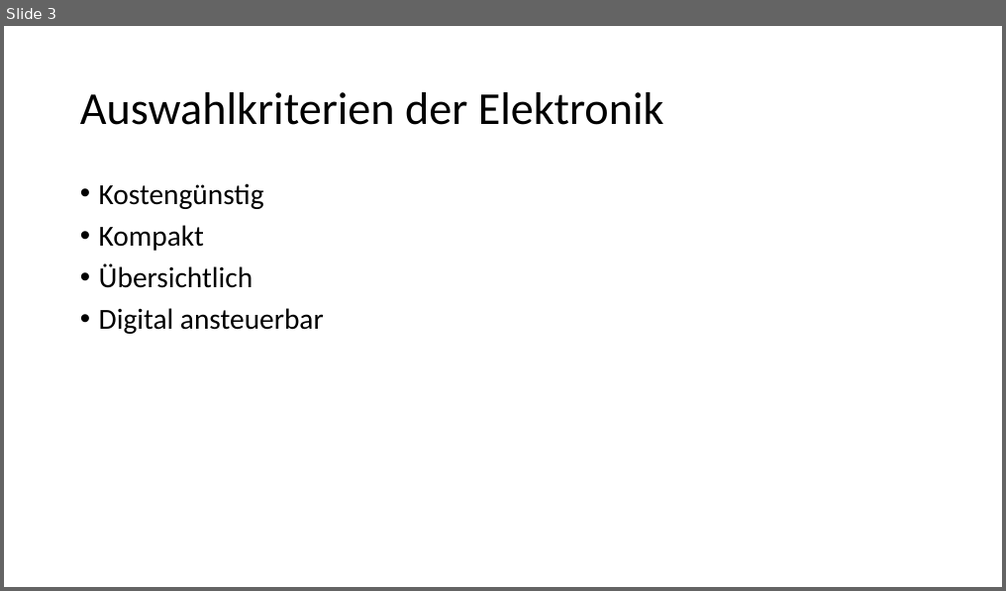
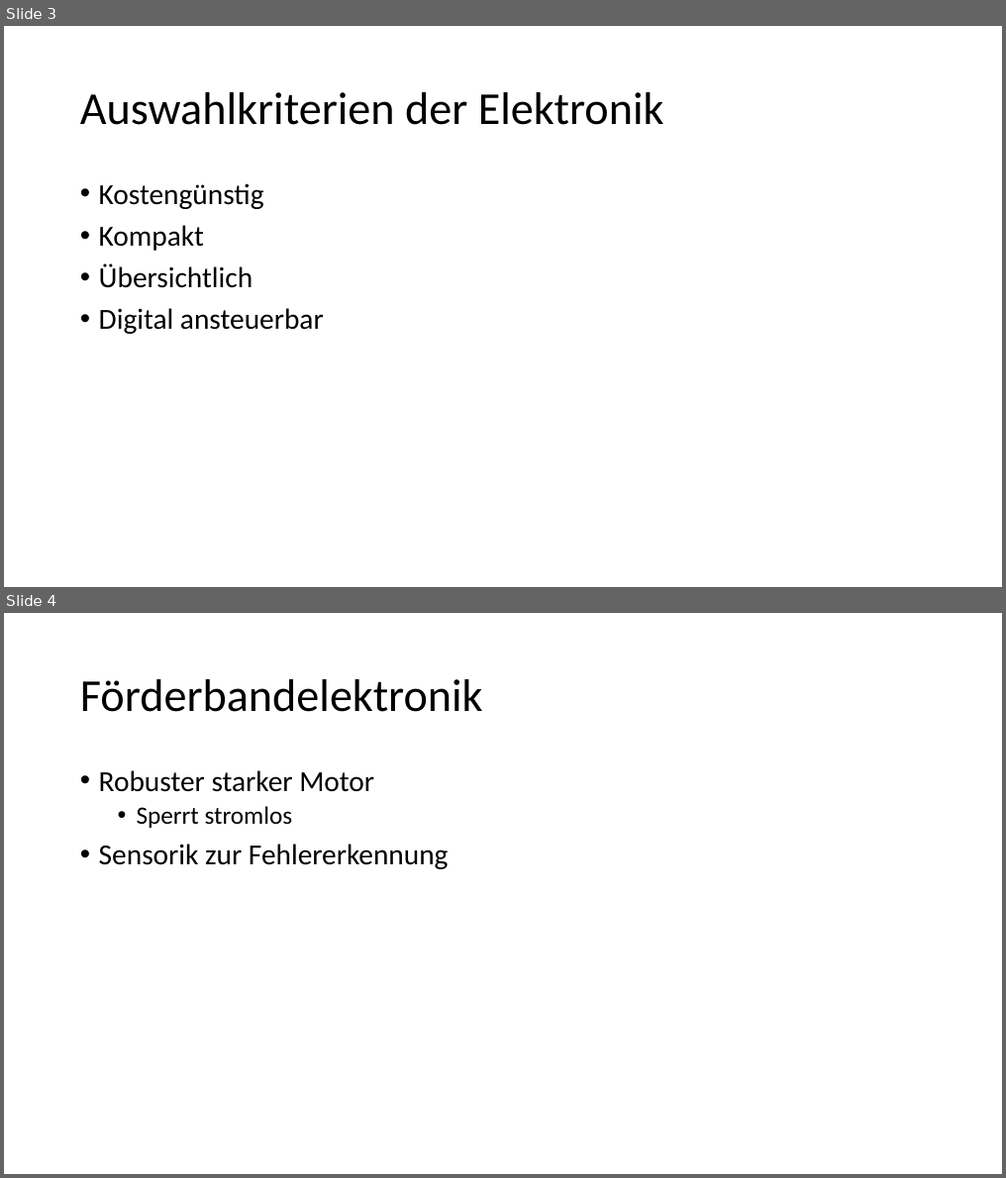
Before and after one commit to Katzenfuetterungsanlage/fuettr_prototype, a slide deck: Diplomarbeit/Powerpoint/Elektrotechnik.pptx. Shown one above the other, each under a label of ours: slide 3 before the commit, slides 3 and 4 after it. The pictures are 1006x591 and 1006x1178 pixels, drawn with LibreOffice and Linux fonts; fonts in the diff are those of the drawing. Boxes give left, top, right and bottom in pixels: in the first picture for what was removed or moved away, otherwise in the second. Text is boxed around its words. In the diff, an @@ line names an element or a change of style, - is before the commit and + after.

```diff
--- a/Diplomarbeit/Powerpoint/Elektrotechnik.pptx
+++ b/Diplomarbeit/Powerpoint/Elektrotechnik.pptx
@@ slide 4 added at (x1=4, y1=613, x2=1002, y2=1174), background #FFFFFF @@
@@ title added at (x1=80, y1=679, x2=483, y2=712), 44 pt, text #000000 @@
+Förderbandelektronik
@@ text added at (x1=99, y1=770, x2=449, y2=869), 28 pt, text #000000 @@
+• Robuster starker Motor
+  • Sperrt stromlos
+• Sensorik zur Fehlererkennung
```
Also in this commit, not shown: 1 slide changed, 7 other slides added, 1 slide removed, 11 other files.
